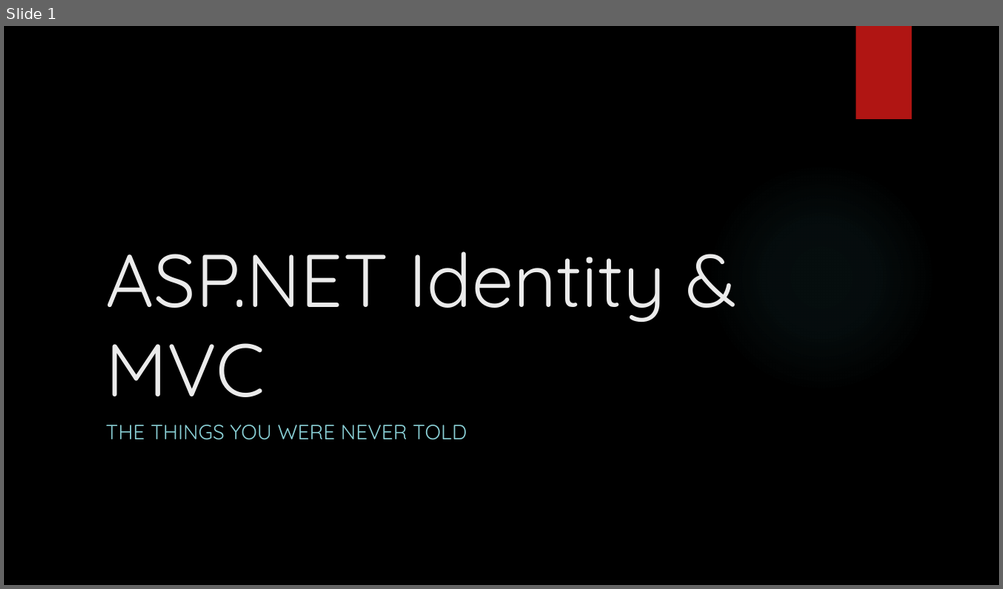
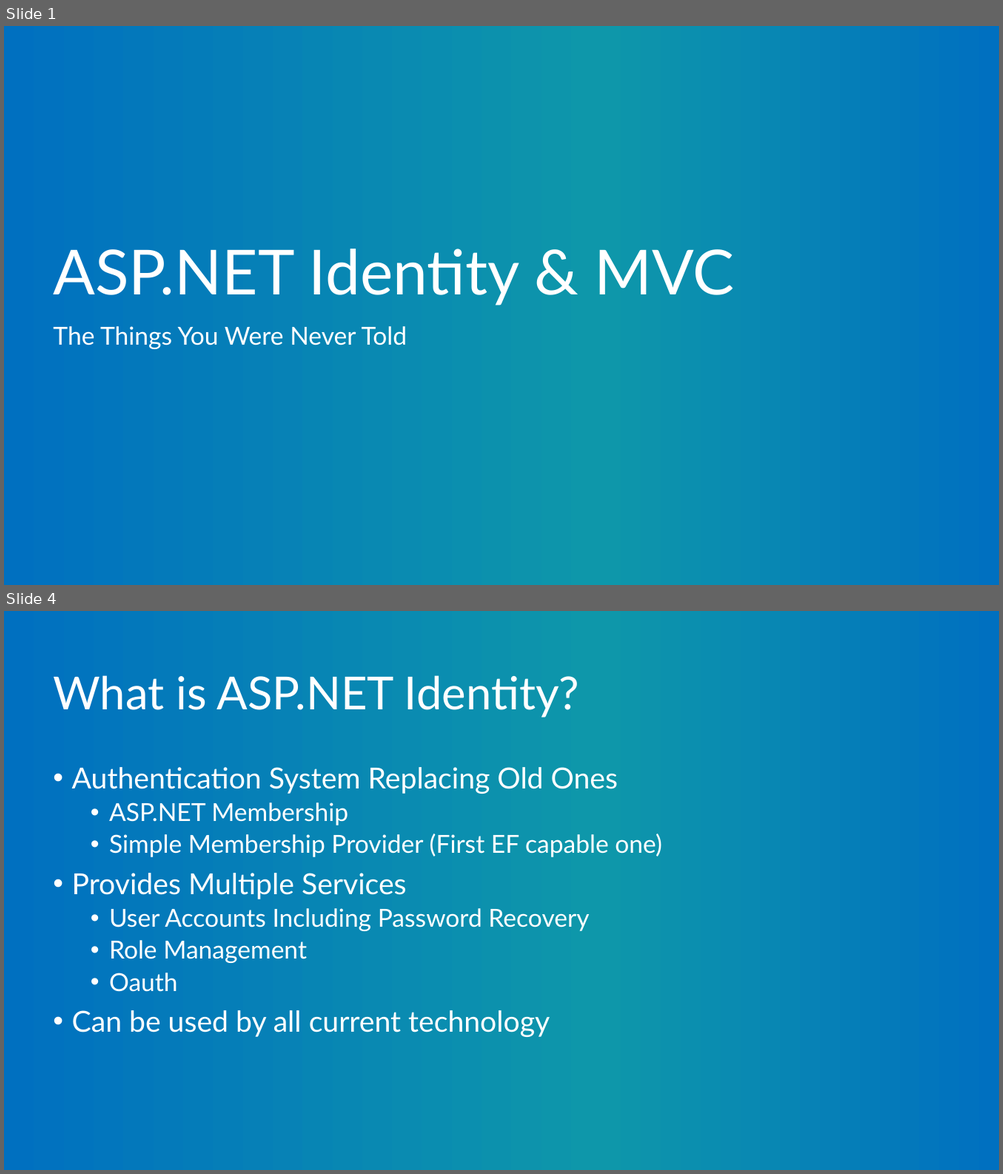
Before and after one commit to mitchelsellers/AspIdentityDemo, a slide deck: Presentation/2017 - Identity The Stuff You Never Knew.pptx. Shown one above the other, each under a label of ours: slide 1 before the commit, slides 1 and 4 after it; the slides between them are not shown. The pictures are 1003x589 and 1003x1174 pixels, drawn with LibreOffice and Linux fonts; fonts in the diff are those of the drawing; background and template pictures are left out. Boxes give left, top, right and bottom in pixels: in the first picture for what was removed or moved away, otherwise in the second. Text is boxed around its words. In the diff, an @@ line names an element or a change of style, - is before the commit and + after.

```diff
--- a/Presentation/2017 - Identity The Stuff You Never Knew.pptx
+++ b/Presentation/2017 - Identity The Stuff You Never Knew.pptx
@@ slide 4 added at (x1=4, y1=611, x2=999, y2=1170), background gradient #0070C0 to #0E97AA @@
@@ title added at (x1=53, y1=675, x2=580, y2=718), 44 pt, text #FFFFFF @@
+What is ASP.NET Identity?
@@ text added at (x1=72, y1=767, x2=662, y2=1037), 24 pt, text #FFFFFF @@
+• Authentication System Replacing Old Ones
+  • ASP.NET Membership
+  • Simple Membership Provider (First EF capable one)
+• Provides Multiple Services
+  • User Accounts Including Password Recovery
+  • Role Management
+  • Oauth
+• Can be used by all current technology
@@ slide 1 changed as well @@
@@ background picture (left out) to gradient #0070C0 to #0E97AA @@
@@ rectangle removed at (x1=855, y1=26, x2=911, y2=119) @@
@@ title "ASP.NET Identity & MVC" moved from (x1=105, y1=252, x2=666, y2=397) to (x1=53, y1=249, x2=734, y2=306) @@
@@ title "ASP.NET Identity & MVC" at (x1=53, y1=249, x2=734, y2=306): size 72 to 60 pt, font Quicksand to Lato, text colour #EBEBEB to #FFFFFF; line spacing 1 to 0.9 @@
@@ ellipse removed at (x1=706, y1=163, x2=936, y2=392) @@
@@ subtitle at (x1=53, y1=326, x2=407, y2=349): text changed; size 20 to 24 pt; font Quicksand to Lato; text colour #8AD0D6 to #FFFFFF @@
-THE THINGS YOU WERE NEVER TOLD
+The Things You Were Never Told
```
Also in this commit, not shown: 3 other slides changed, 1 other slide added.
